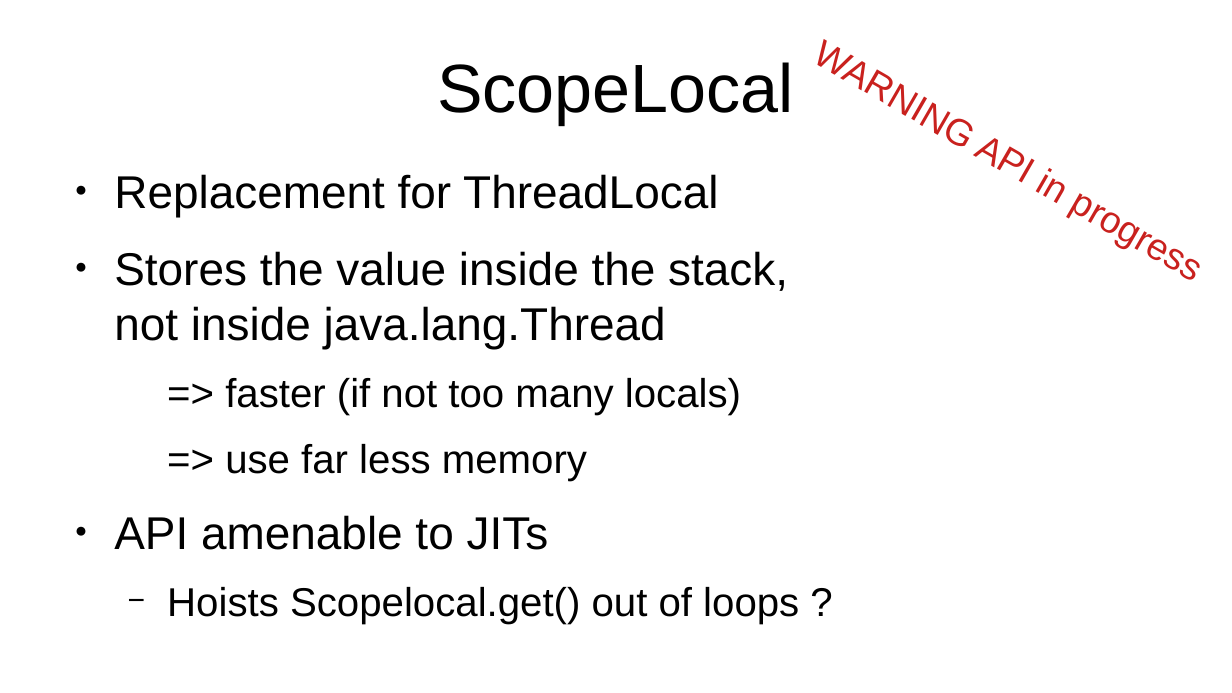
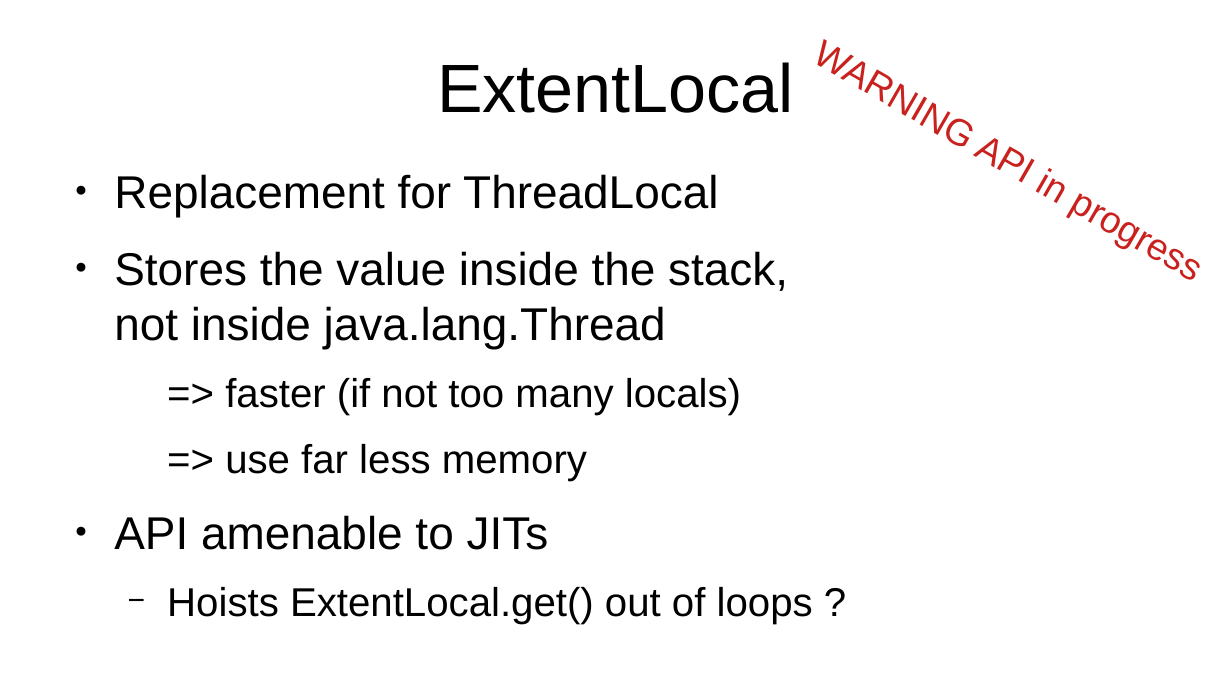
Before and after one commit to forax/loom-fiber, a slide deck: slide 40 of loom is looming.odp. Drawn at 1232x693 pixels with LibreOffice and Linux fonts; fonts in the diff are those of the drawing. Boxes give left, top, right and bottom in pixels: in the first picture for what was removed or moved away, otherwise in the second. Text is boxed around its words. In the diff, an @@ line names an element or a change of style, - is before the commit and + after.

Commit message:
ScopeLocal is renamed to ExtentLocal

```diff
--- a/loom is looming.odp
+++ b/loom is looming.odp
@@ title at (437, 62, 794, 113): text changed @@
-ScopeLocal
+ExtentLocal
@@ text at (167, 587, 813, 624): text changed @@
-  − Hoists Scopelocal.get() out of loops ?
+  − Hoists ExtentLocal.get() out of loops ?
```
Also in this commit, not shown: 2 other slides changed, 3 other files.
